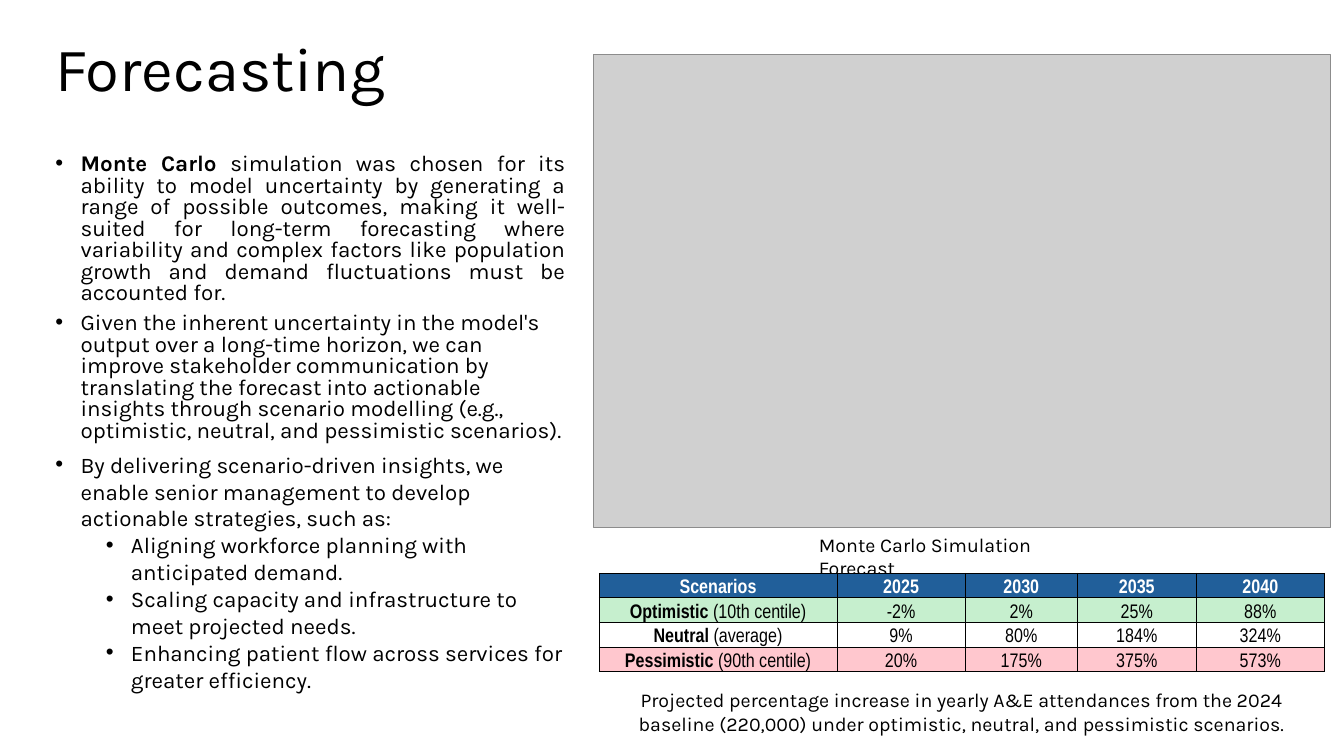
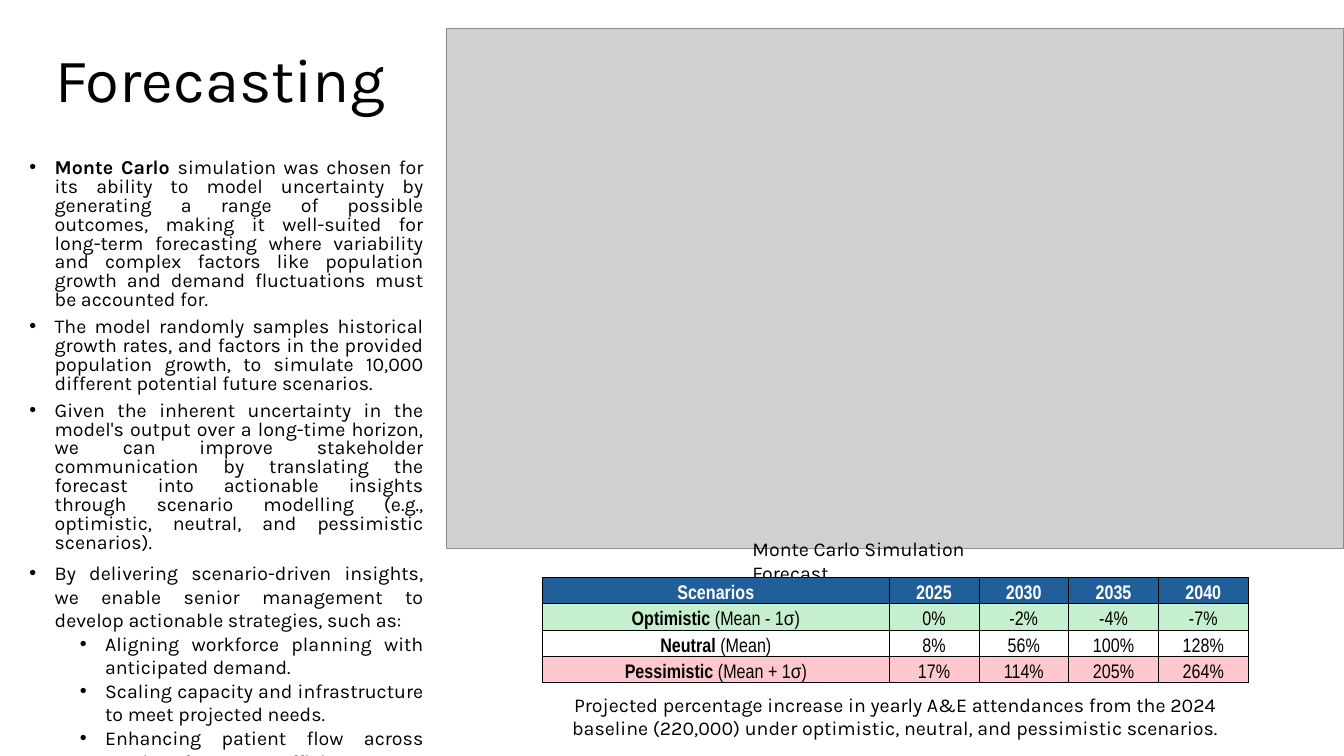
Before and after one commit to IgnacioFabietti/NWA_monte_carlo_forecasting, a slide deck: slide 4 of marcos_fabietti_Predicting_A&E_Demand.pptx. Drawn at 1344x756 pixels with LibreOffice and Linux fonts; fonts in the diff are those of the drawing; grey boxes stand for pictures. Boxes give left, top, right and bottom in pixels: in the first picture for what was removed or moved away, otherwise in the second. Text is boxed around its words. In the diff, an @@ line names an element or a change of style, - is before the commit and + after.

```diff
--- a/marcos_fabietti_Predicting_A&E_Demand.pptx
+++ b/marcos_fabietti_Predicting_A&E_Demand.pptx
@@ title "Forecasting": place and size @@
-title "Forecasting" at (55,48,384,106)
+title "Forecasting" at (55,59,384,117)
@@ picture: place and size @@
-picture at (594,55,1331,528)
+picture at (447,28,1344,548)
@@ text "Monte Carlo simulation was chosen ...": place and size @@
-text "Monte Carlo simulation was chosen ..." at (81,155,565,667)
+text "Monte Carlo simulation was chosen ..." at (55,160,424,750)
@@ text at (55,160,424,750): size 16 to 14 pt in "Monte Carlo simulation was chosen for its ...", "Given the inherent uncertainty in the model's ...", "By delivering scenario-driven insights, we enable senior ...", "Aligning workforce planning with anticipated demand." and 2 more places; alignment left to justified @@
@@ text at (55,319,423,395): paragraph added @@
+• The model randomly samples historical growth rates, and factors in the provided population growth, to simulate 10,000 different potential future scenarios.
@@ text "Monte Carlo Simulation Forecast": place and size @@
-text "Monte Carlo Simulation Forecast" at (819,538,1031,581)
+text "Monte Carlo Simulation Forecast" at (752,542,964,586)
@@ table at (542,578,1248,686) @@
-row 2: Optimistic (10th centile) | -2% | 2% | 25% | 88%
+row 2: Optimistic (Mean - 1σ) | 0% | -2% | -4% | -7%
-row 3: Neutral (average) | 9% | 80% | 184% | 324%
+row 3: Neutral (Mean) | 8% | 56% | 100% | 128%
-row 4: Pessimistic (90th centile) | 20% | 175% | 375% | 573%
+row 4: Pessimistic (Mean + 1σ) | 17% | 114% | 205% | 264%
@@ fill #FFFFFF to none in 4 cells @@
@@ table: place and size @@
-table at (599,574,1324,675)
+table at (542,578,1248,686)
@@ text "Projected percentage increase in yearly ...": place and size @@
-text "Projected percentage increase in yearly ..." at (639,693,1284,736)
+text "Projected percentage increase in yearly ..." at (572,698,1218,740)
```
Also in this commit, not shown: 2 other slides changed, 1 other file.
